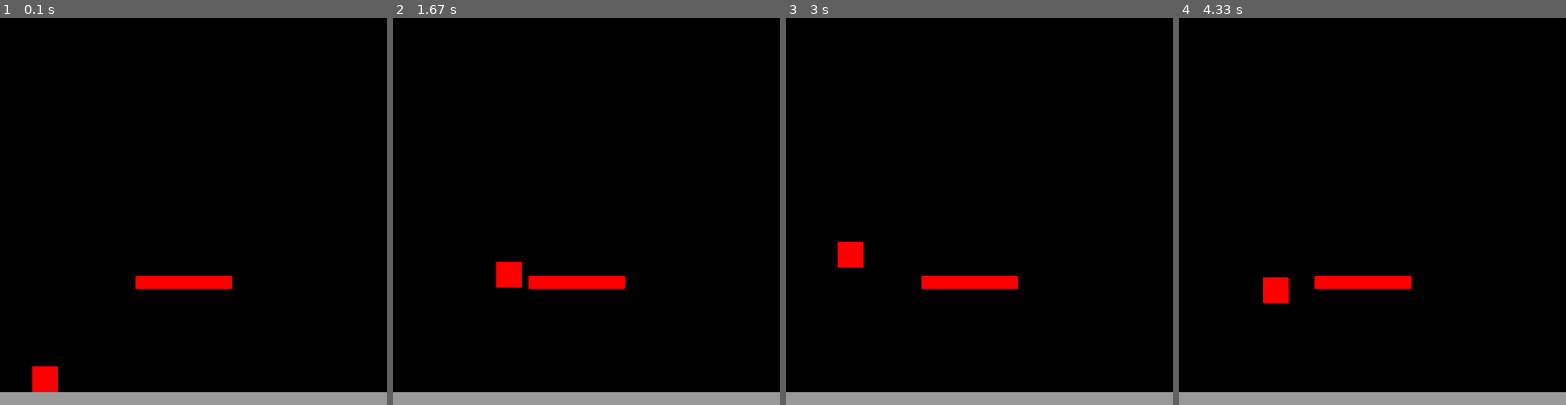
Above: before the commit, frames 1-4 (left to right).
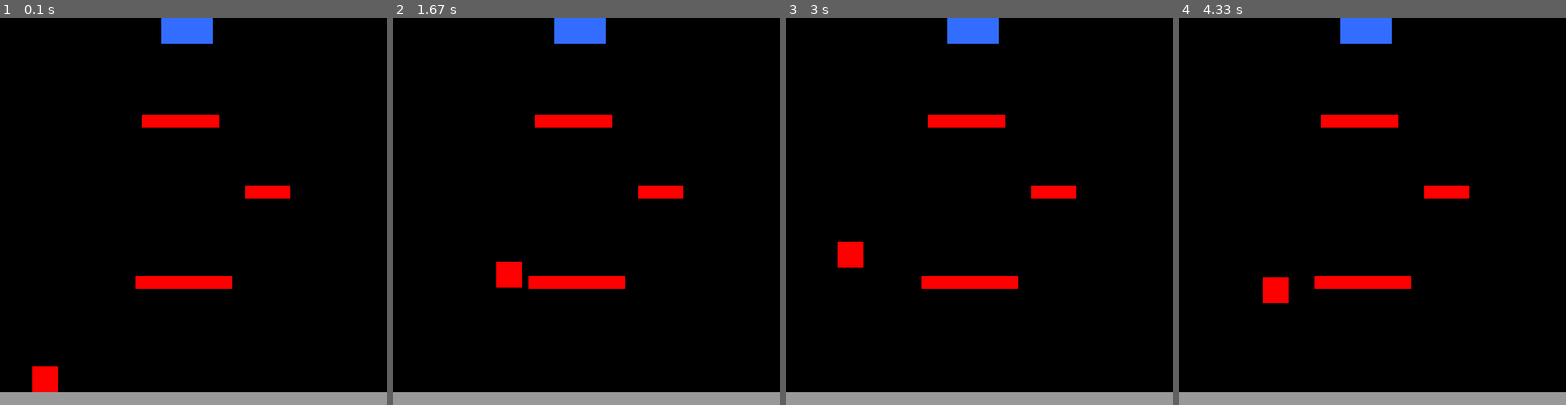
Above: after the commit, the same moments.

Repository: RobertNeuzil/game
Game: pygame game, started from personal/personalgame.py
The game is run twice, just before and just after one commit, with the same random seed, the same clock (stepped at 60 frames per second) and the same inputs.
Inputs:
- Up to frame 1 (0.1 s): no input
- Up to frame 2 (1.67 s): hold Right 0.33-0.8 s; hold Up 0.83-1.13 s; tap Space at 0.9, 1.23, 1.53 s; hold Right 1.17-1.63 s
- Up to frame 3 (3 s): hold Left 1.67-2.2 s; tap Space at 1.73, 2.03, 2.3, 2.73 s; hold Left 2.23-2.63 s; hold Right from 2.67 s (still down)
- Up to frame 4 (4.33 s): tap Space at 3.03, 3.4, 3.7, 3.9, 4.2 s; release Right at 3.3 s; hold Left 3.33-3.8 s; hold Right 3.83-4.3 s

The runs differ from the first frame. In frame 1, 1.9% of the frame differs, in the area x 36-75%, y 0-47%; in frame 2, 1.9%; in frame 3, 1.9%; in frame 4, 1.9%.

Commit message:
build game course for character to jump onto platforms and hit prize to win the game

Diff:
--- a/personal/personalgame.py
+++ b/personal/personalgame.py
@@ -6,6 +6,7 @@
 red = (255, 0, 0)
 black = (0, 0, 0)
 gray60 = (153, 153, 153)
+blue = (50, 109, 255)
 
 
 class rects():
@@ -22,10 +23,14 @@
 		pygame.draw.rect(window, red, (self.x, self.y, self.width, self.height))
 	def create_ground(self):
 		pygame.draw.rect(window, gray60, (self.x, self.y, self.width, self.height))
-
+	def create_prize(self):
+		pygame.draw.rect(window, blue, (self.x, self.y, self.width, self.height))
 
 character = rects(50, 540, 40, 40)
 square_one = rects(210, 400, 150, 20)
+square_two = rects(380, 260, 70, 20)
+square_three = rects(220, 150, 120, 20)
+prize = rects(250, 0, 80, 40)
 ground  = rects(0, 580, 600, 20)
 
 
@@ -36,6 +41,9 @@
 	window.fill(black)
 	character.create()
 	square_one.create()
+	square_two.create()
+	square_three.create()
+	prize.create_prize()
 	ground.create_ground()
 	pygame.display.update()
 
